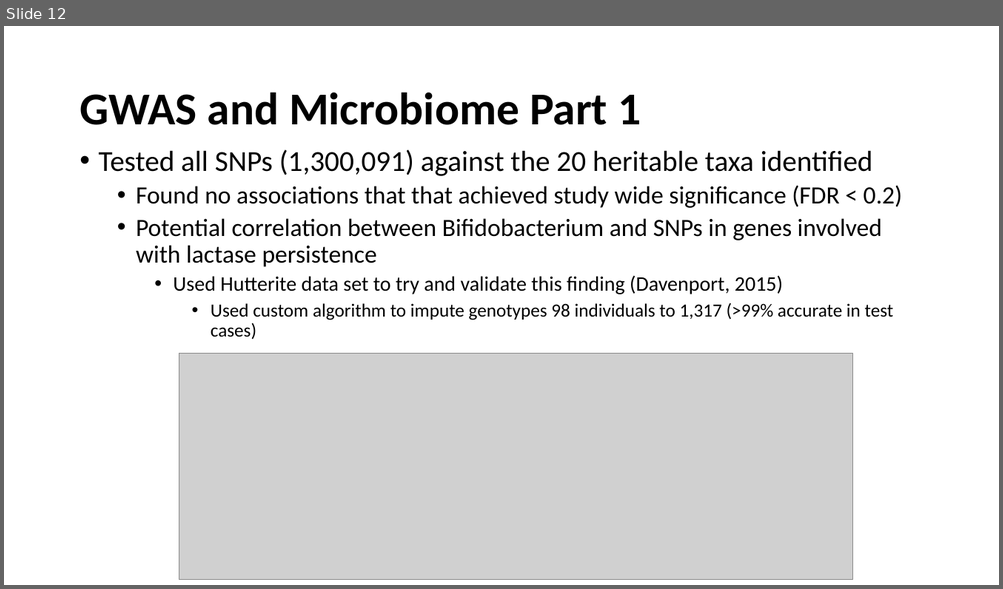
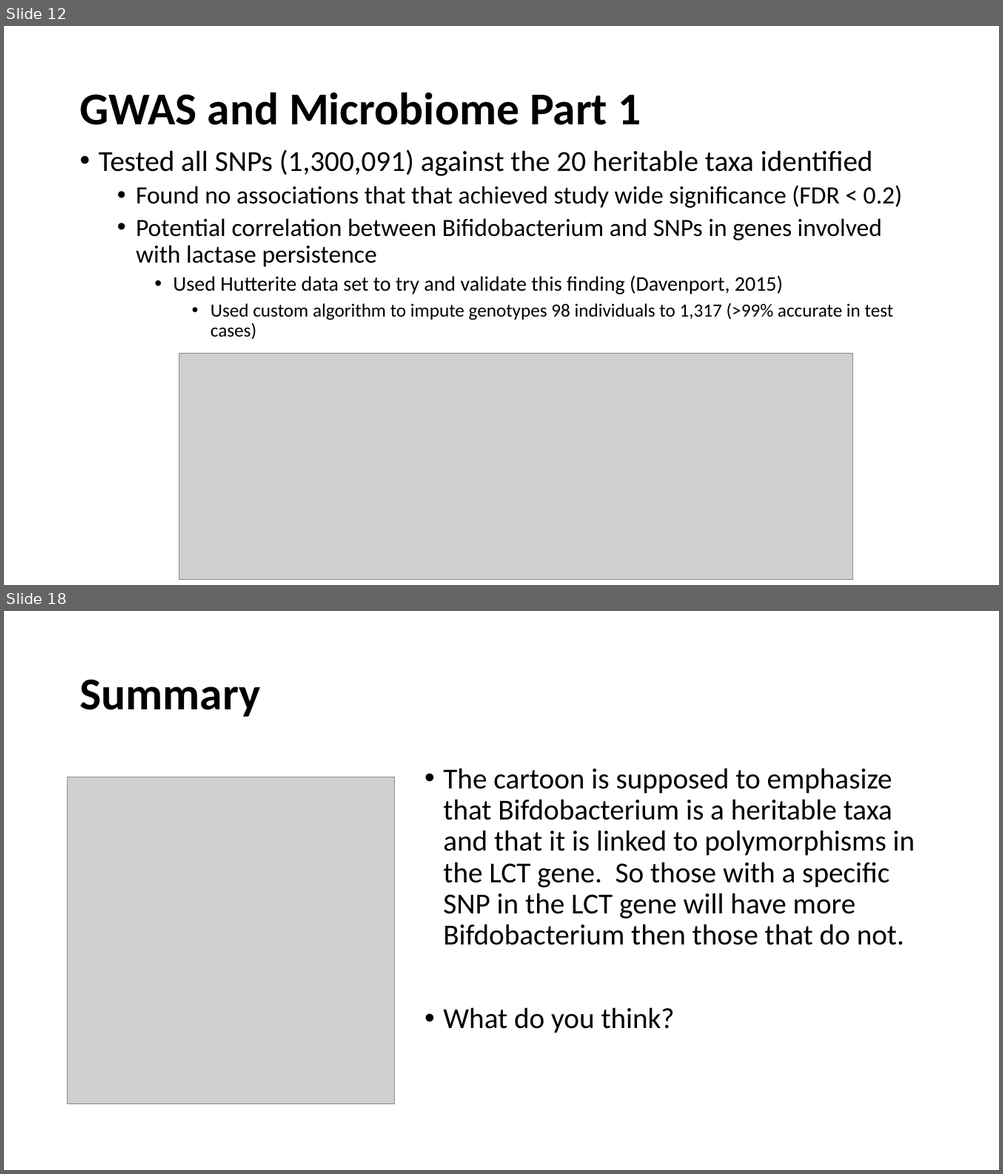
Before and after one commit to marcsze/SchlossLabPresentations, a slide deck: 2016_07_14/genetic_determinants_journal_club.pptx. Shown one above the other, each under a label of ours: slide 12 before the commit, slides 12 and 18 after it; the slides between them are not shown. The pictures are 1003x589 and 1003x1174 pixels, drawn with LibreOffice and Linux fonts; fonts in the diff are those of the drawing; grey boxes stand for pictures. Boxes give left, top, right and bottom in pixels: in the first picture for what was removed or moved away, otherwise in the second. Text is boxed around its words. In the diff, an @@ line names an element or a change of style, - is before the commit and + after.

```diff
--- a/2016_07_14/genetic_determinants_journal_club.pptx
+++ b/2016_07_14/genetic_determinants_journal_club.pptx
@@ slide 18 added at (x1=4, y1=611, x2=999, y2=1170), background #FFFFFF @@
@@ title added at (x1=79, y1=679, x2=260, y2=717), 44 pt, text #000000, bold @@
+Summary
@@ picture added at (x1=68, y1=777, x2=395, y2=1105) @@
@@ text added at (x1=443, y1=768, x2=915, y2=1034), 28 pt, text #000000 @@
+• The cartoon is supposed to emphasize that Bifdobacterium is a heritable taxa and that it is linked to polymorphisms in the LCT gene. So those with a specific SNP in the LCT gene will have more Bifdobacterium then those that do not.
+• What do you think?
```
Also in this commit, not shown: 5 other slides added, 2 other files.
